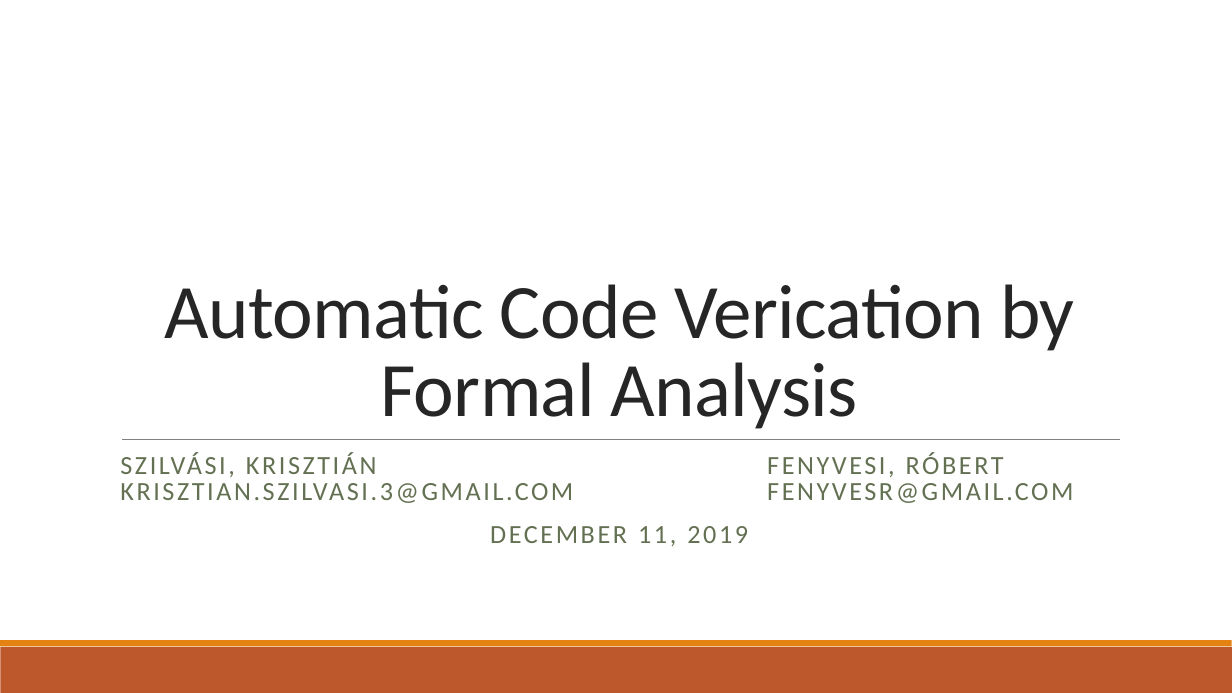
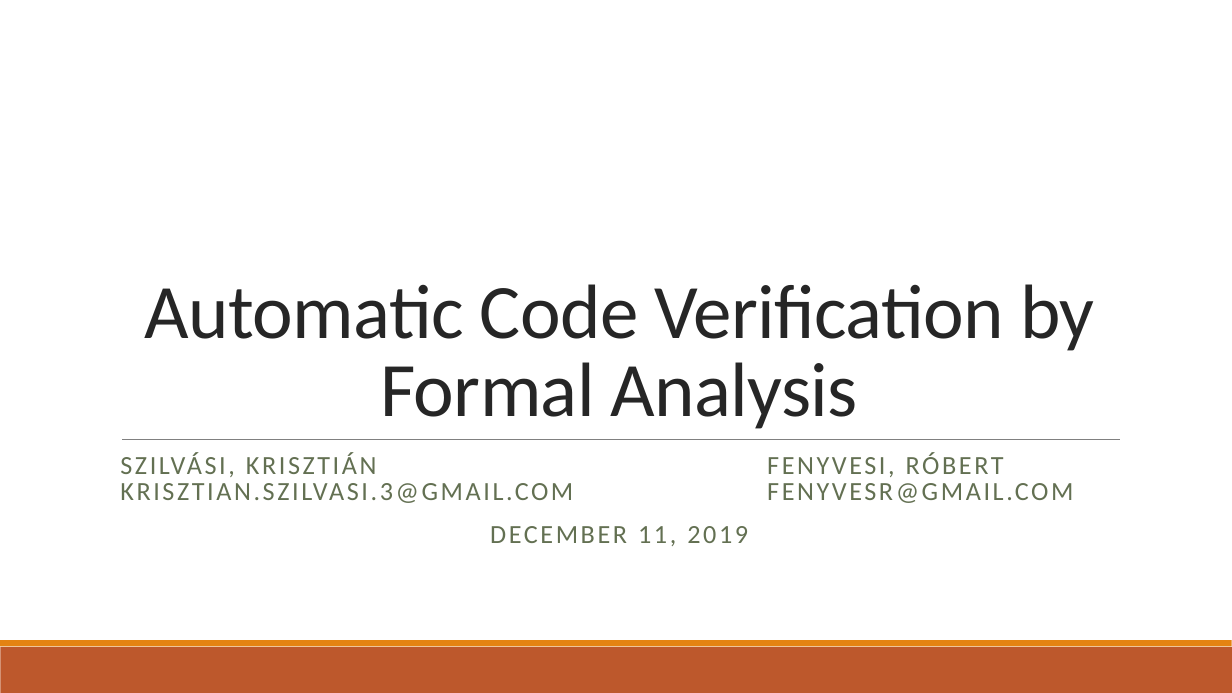
Before and after one commit to fenyvesr/kutmod, a slide deck: slide 1 of Article/Article.pptx. Drawn at 1232x693 pixels with LibreOffice and Linux fonts; fonts in the diff are those of the drawing. Boxes give left, top, right and bottom in pixels: in the first picture for what was removed or moved away, otherwise in the second. Text is boxed around its words. In the diff, an @@ line names an element or a change of style, - is before the commit and + after.

```diff
--- a/Article/Article.pptx
+++ b/Article/Article.pptx
@@ title at (x1=145, y1=284, x2=1094, y2=429): text changed @@
-Automatic Code Verication by Formal Analysis
+Automatic Code Verification by Formal Analysis
```
Also in this commit, not shown: 3 other slides changed, 1 other file.
